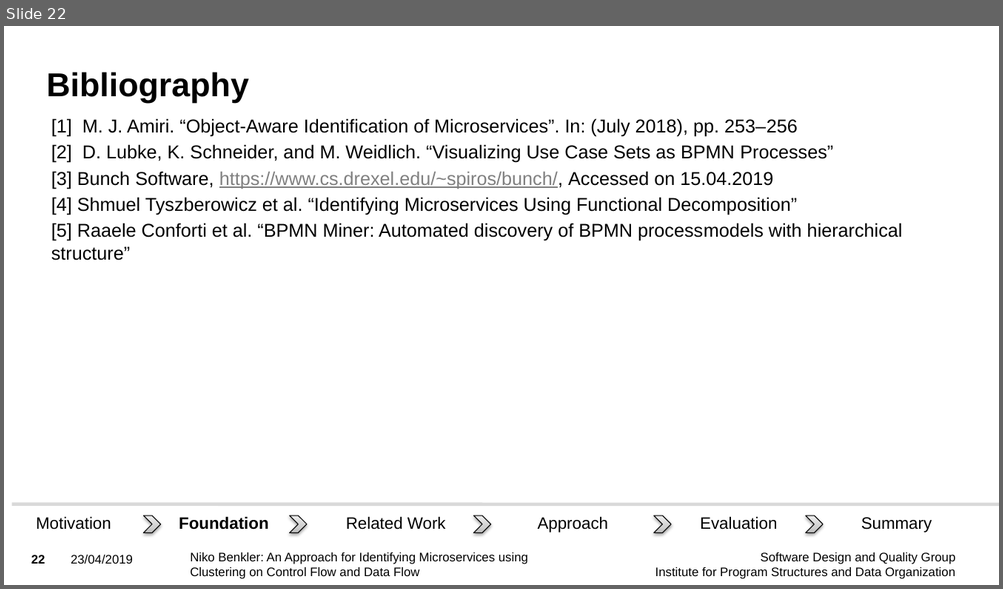
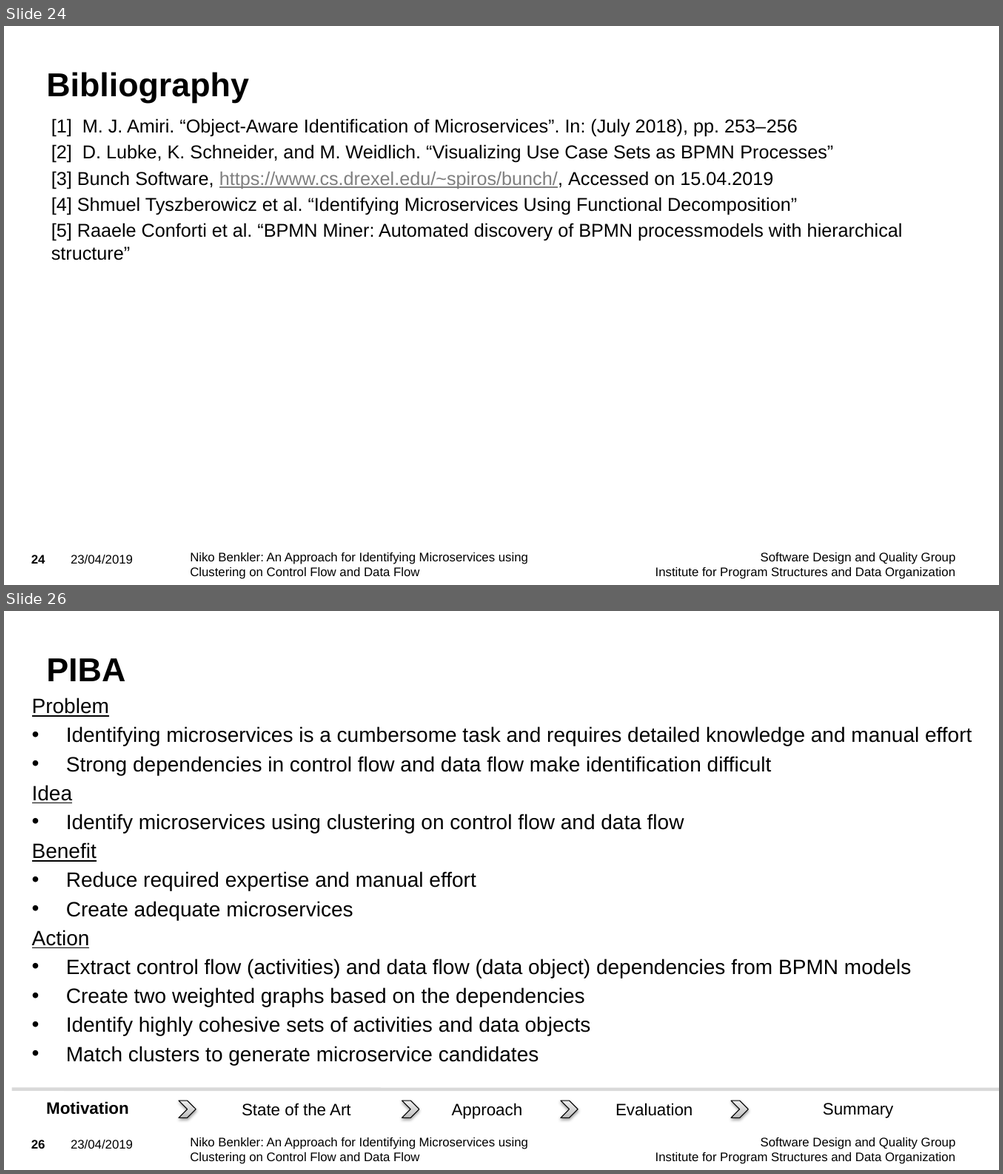
Before and after one commit to Benkler/BA, a slide deck: Vortrag/BA_Niko_Benkler_Presentation.pptx. Shown one above the other, each under a label of ours: slide 22 before the commit, slides 24 and 26 after it; the slides between them are not shown. The pictures are 1003x589 and 1003x1174 pixels, drawn with LibreOffice and Linux fonts; fonts in the diff are those of the drawing; background and template pictures are left out. Boxes give left, top, right and bottom in pixels: in the first picture for what was removed or moved away, otherwise in the second. Text is boxed around its words. In the diff, an @@ line names an element or a change of style, - is before the commit and + after.

```diff
--- a/Vortrag/BA_Niko_Benkler_Presentation.pptx
+++ b/Vortrag/BA_Niko_Benkler_Presentation.pptx
@@ slide 26 added at (4, 611, 999, 1170), background picture (left out); not listed: 4 template elements that a slide beside it also shows @@
@@ title added at (46, 658, 125, 681), 32 pt, text #000000, bold @@
+PIBA
@@ text added at (32, 698, 971, 1065), 20 pt, text #000000 @@
+Problem
+• Identifying microservices is a cumbersome task and requires detailed knowledge and manual effort
+• Strong dependencies in control flow and data flow make identification difficult
+Idea
+• Identify microservices using clustering on control flow and data flow
+Benefit
+• Reduce required expertise and manual effort
+• Create adequate microservices
+Action
+• Extract control flow (activities) and data flow (data object) dependencies from BPMN models
+• Create two weighted graphs based on the dependencies
+• Identify highly cohesive sets of activities and data objects
+• Match clusters to generate microservice candidates
@@ group added at (11, 1090, 999, 1119): 5 texts, 4 chevrons, 1 line @@
+Evaluation
+State of the Art
+Summary
+Motivation
+Approach
@@ what was slide 22 is now slide 24 @@
@@ slide 24 changed as well @@
@@ group removed at (11, 505, 999, 534): 6 texts, 5 chevrons, 1 line @@
-Foundation
-Evaluation
-Related Work
-Summary
-Motivation
-Approach
@@ page number at (31, 555, 45, 564): text changed @@
-22
+24
```
Also in this commit, not shown: 18 other slides changed, 5 other slides added, 3 slides removed, 12 other files.
